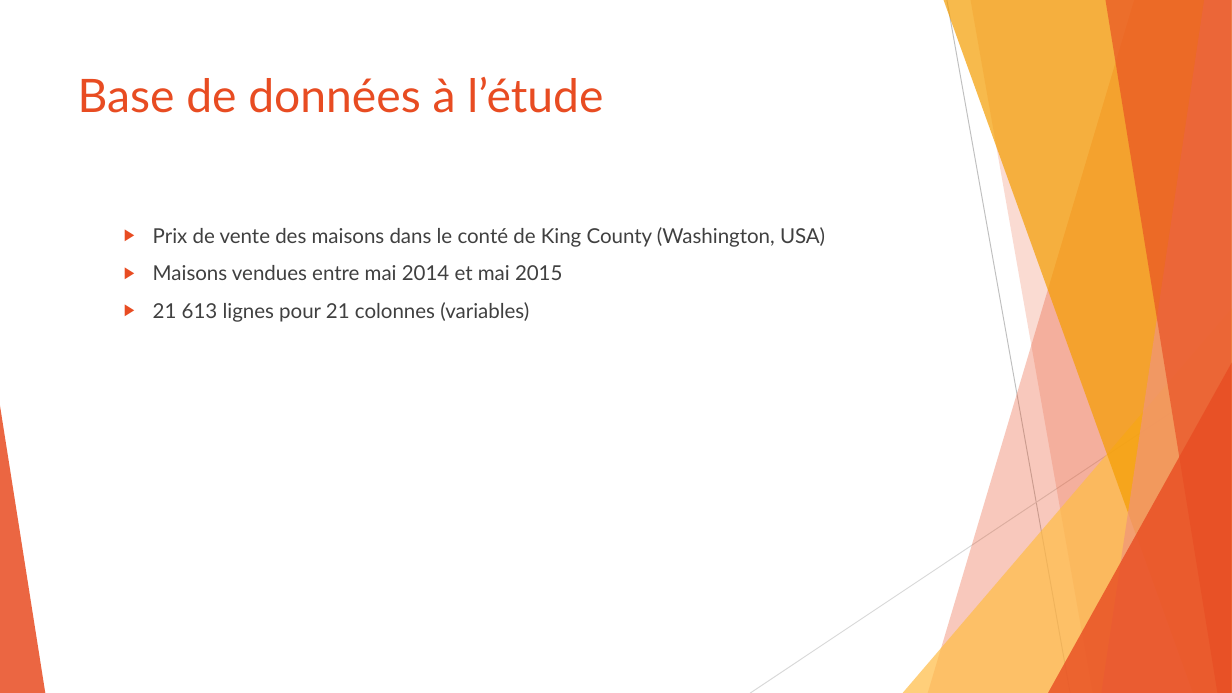
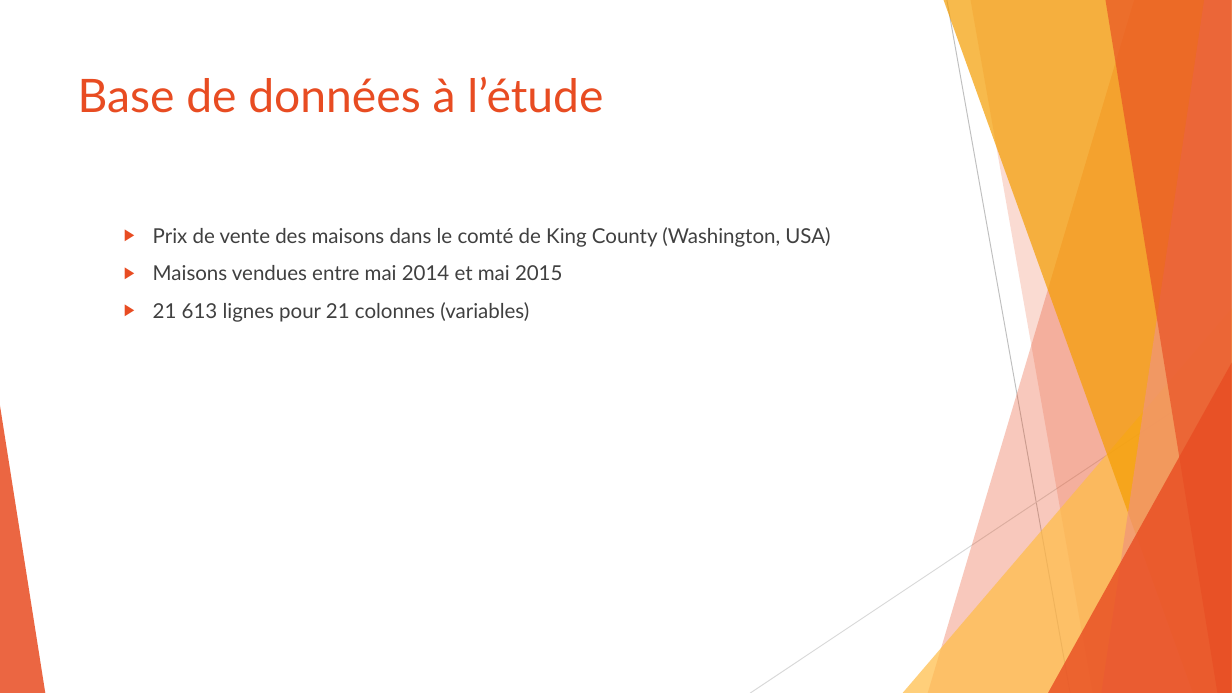
Before and after one commit to SamuelProvencher/TP-Apprentissage, a slide deck: slide 5 of PP.pptx. Drawn at 1232x693 pixels with LibreOffice and Linux fonts; fonts in the diff are those of the drawing. Boxes give left, top, right and bottom in pixels: in the first picture for what was removed or moved away, otherwise in the second. Text is boxed around its words. In the diff, an @@ line names an element or a change of style, - is before the commit and + after.

```diff
--- a/PP.pptx
+++ b/PP.pptx
@@ text at [153,227,830,247]: text changed @@
-  ▶ Prix de vente des maisons dans le conté de King County (Washington, USA)
+  ▶ Prix de vente des maisons dans le comté de King County (Washington, USA)
```
Also in this commit, not shown: 4 other slides changed.
